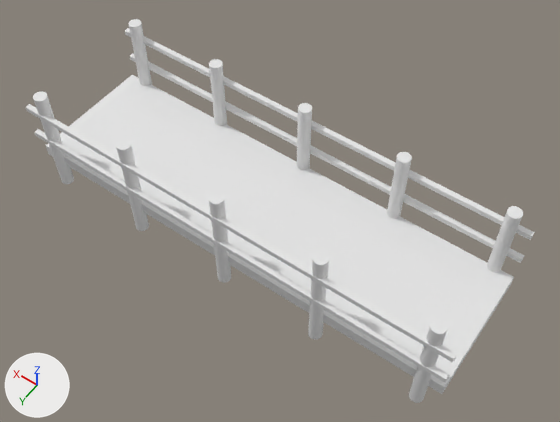
The Blender file 01 Models/mz-bruecke.blend, before and after one commit.
Camera for both pictures: a 50 mm camera at (-2.14, 2.8, 4.51) aimed at (-0.15, 0.01, 0.12). The lights are fixed; the arrows at lower left show +X, +Y and +Z.
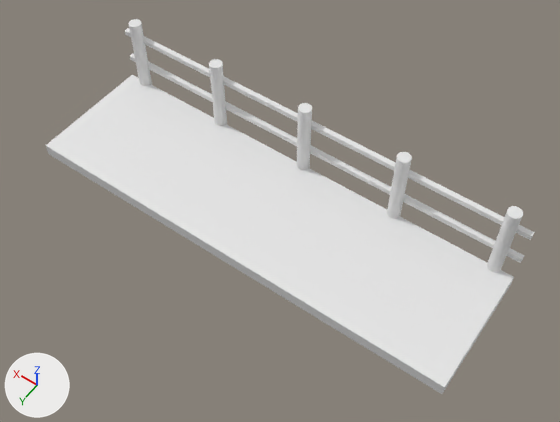
Where the change shows, as pixel boxes (x1, y1, x2, y2) in the pictures (560 x 422 px):
'Cube.001', modifiers changed: before (26, 19, 535, 403); after (125, 19, 535, 272)

What the commit changed:
Object 'Cube.001' (ob_cube_001) loses its MIRROR modifier named 'Mirror'.
Modifier setting removed (it was use_axis = (False, True, False)).
Modifier setting removed (it was mirror_object = ob_cube).
